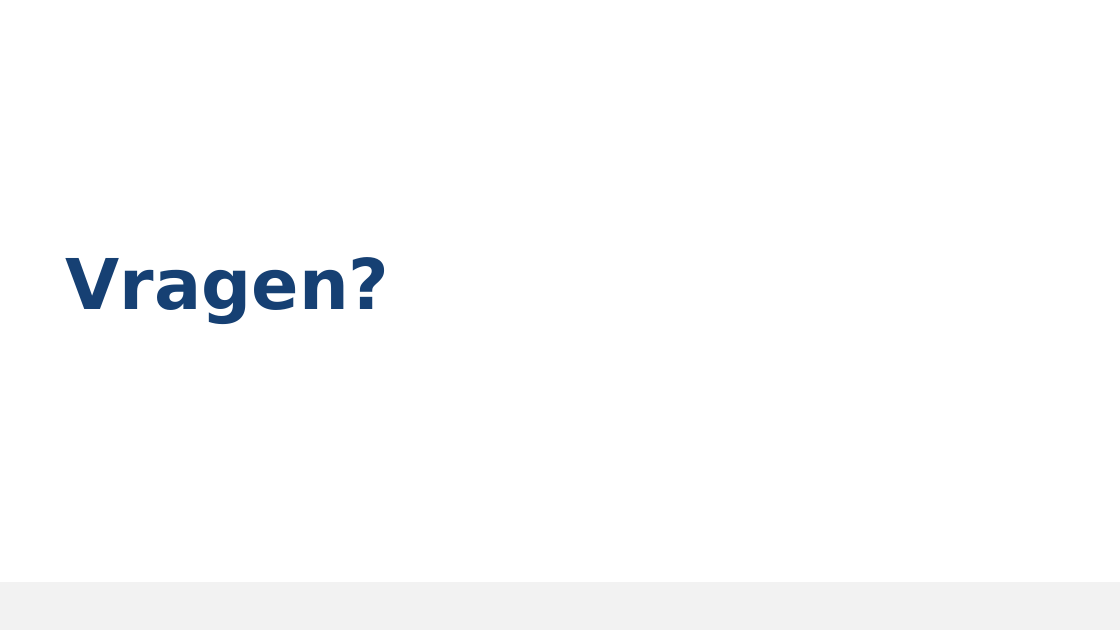
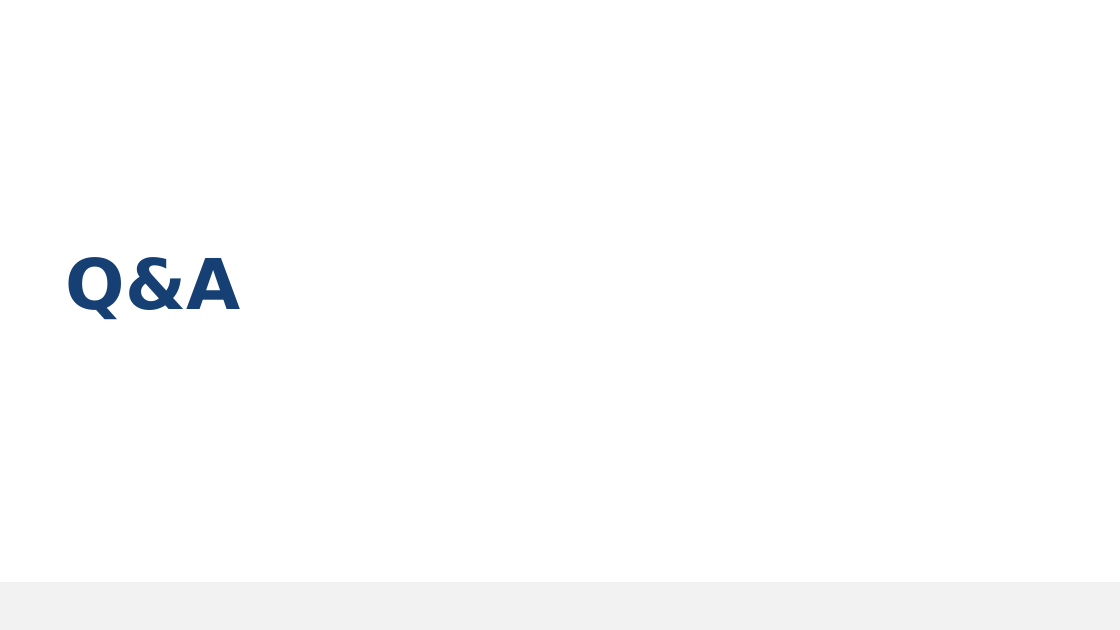
Before and after one commit to MikaG-1952764/masterproef, a slide deck: slide 28 of MP2526_Verdediging.pptx. Drawn at 1120x630 pixels with LibreOffice and Linux fonts; fonts in the diff are those of the drawing; background and template pictures are left out. Boxes give left, top, right and bottom in pixels: in the first picture for what was removed or moved away, otherwise in the second. Text is boxed around its words. In the diff, an @@ line names an element or a change of style, - is before the commit and + after.

```diff
--- a/MP2526_Verdediging.pptx
+++ b/MP2526_Verdediging.pptx
@@ title at [66, 257, 241, 320]: text changed @@
-Vragen?
+Q&A
```
Also in this commit, not shown: 4 other slides changed, 2 slides added, 2 slides removed, 1 other file.
